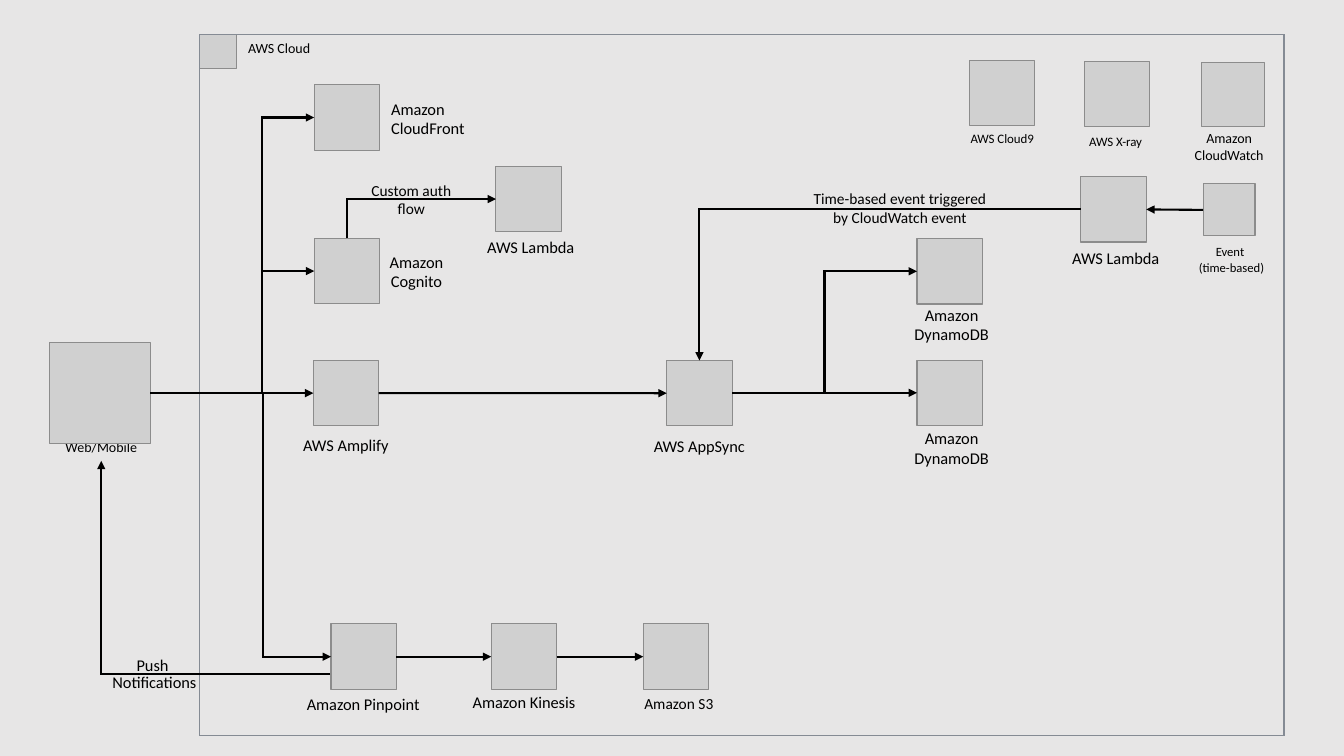
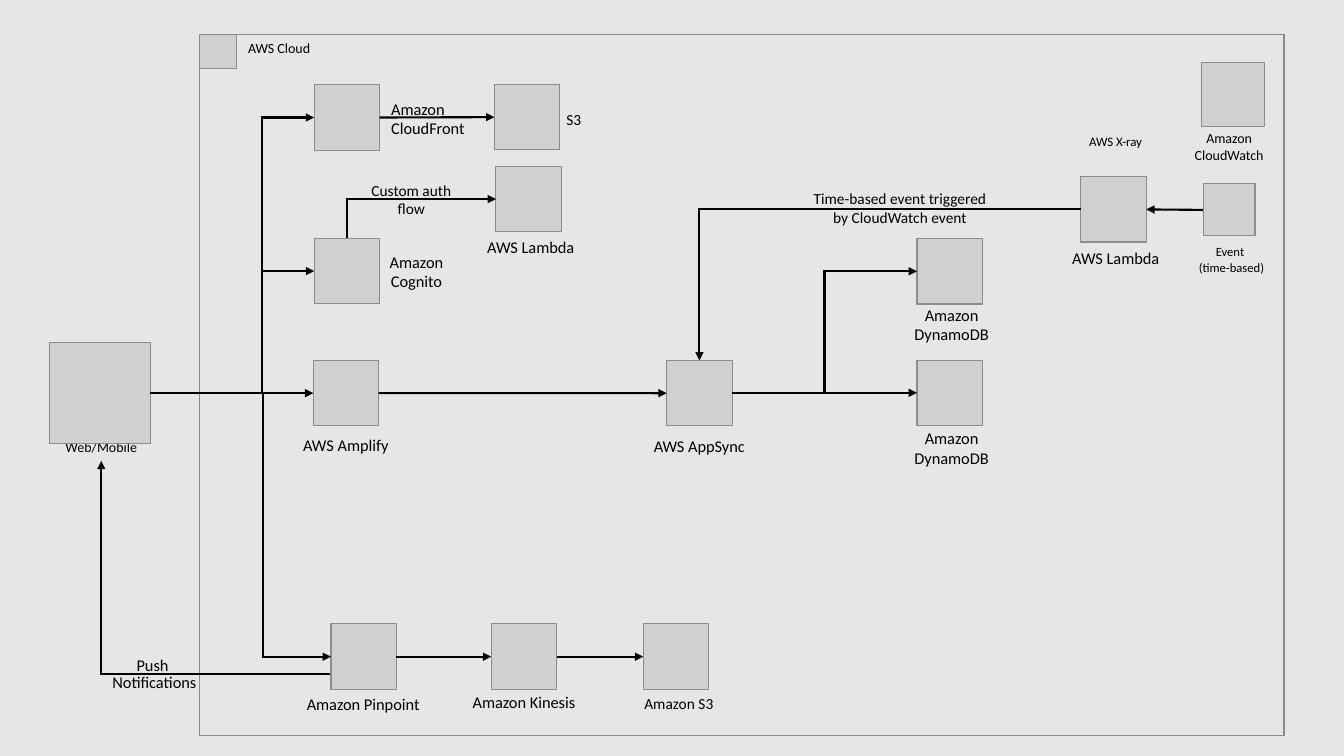
Before and after one commit to ykbryan/answer-anything, a slide deck: slide 1 of docs/architecture.pptx. Drawn at 1344x756 pixels with LibreOffice and Linux fonts; fonts in the diff are those of the drawing; grey boxes stand for pictures. Boxes give left, top, right and bottom in pixels: in the first picture for what was removed or moved away, otherwise in the second. Text is boxed around its words. In the diff, an @@ line names an element or a change of style, - is before the commit and + after.

```diff
--- a/docs/architecture.pptx
+++ b/docs/architecture.pptx
@@ picture added at bbox=[494, 85, 560, 150] @@
@@ picture removed at bbox=[970, 60, 1035, 126] @@
@@ picture removed at bbox=[1085, 62, 1150, 127] @@
@@ arrow added from (380, 118) to (494, 117), #000000 1.5 pt @@
@@ text added at bbox=[566, 115, 581, 125], 11 pt, text #000000 @@
+S3
@@ text removed at bbox=[971, 134, 1033, 143] @@
-AWS Cloud9
```
Also in this commit, not shown: 1 other slide changed, 16 other files.
